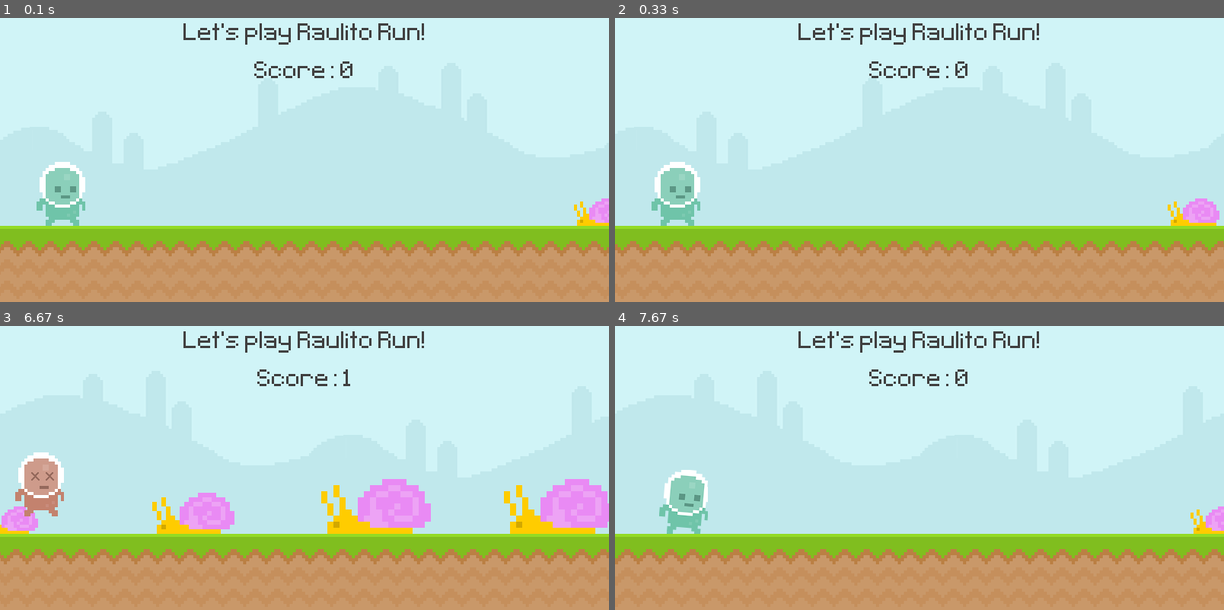
Above: before the commit, frames 1-4 (two rows, left to right).
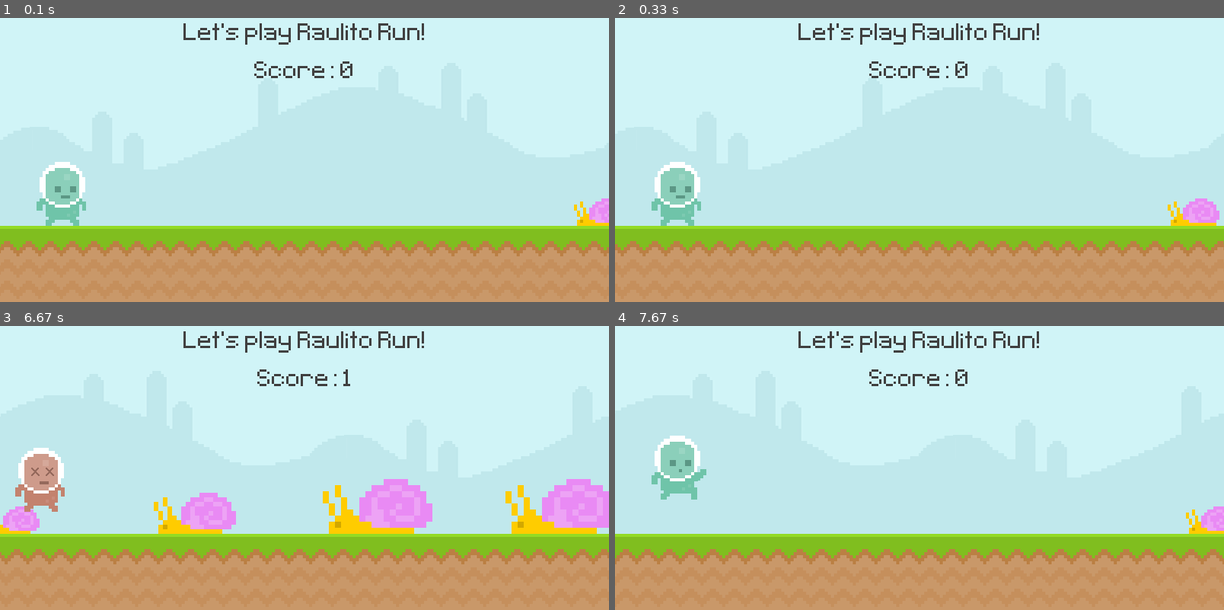
Above: after the commit, the same moments.

Repository: jm4ch4do/py_game_mario
Game: pygame game, started from scenes/level_001.py
Same seed, same stepped clock (60 frames per second), same inputs: the game is played once before the commit and once after it.
Inputs:
- Up to frame 1 (0.1 s): no input
- Up to frame 2 (0.33 s): no input
- Up to frame 3 (6.67 s): tap Space at 0.33, 0.73, 1.03, 2.23, 2.53, 2.8, 3.1, 4.3, 4.6 s; hold Right 0.67-1.13 s; hold Left 2.17-2.7 s; hold Left 2.73-3.13 s; hold Left 4.23-4.7 s
- Up to frame 4 (7.67 s): hold Right from 7.47 s (still down); tap Space at 7.53 s

The runs differ from the first frame. In frame 1, less than 0.1% of the frame differs, in the area x 14-15%, y 64-68%; in frame 2, less than 0.1%; in frame 3, 2.3%; in frame 4, 3.4%, in the area x 0-100%, y 38-84%.

Commit message:
feat: introduces masks for improved collision

Diff:
--- a/src/actors.py
+++ b/src/actors.py
@@ -78,6 +78,7 @@
 
         self.image = self.select_image(self.animations[0])
         self.rect = self.image.get_rect(midbottom=(world.screen_max_x, world.ground))
+        self.mask = _pyg.mask.from_surface(self.image)
 
     def move_forward(self):
         self.rect.x -= self.speed
@@ -103,8 +104,13 @@
         self.score_jumped_by_player()
 
     def report_hitting_player(self):
-        if _utils.deep_collision(self.rect, self.player.sprite.rect):
+        if _pyg.sprite.spritecollide(
+            self, self.player, False, _pyg.sprite.collide_mask
+        ):
             self.react_to_event("hits_player", self)
+
+        # if _utils.deep_collision(self.rect, self.player.sprite.rect):
+        #     self.react_to_event("hits_player", self)
 
     def score_jumped_by_player(self):
         if self.rect.x < self.player.sprite.rect.x and not self.got_point_yet:
--- a/src/player.py
+++ b/src/player.py
@@ -5,11 +5,15 @@
 from src import utils as _utils
 
 
-class Player(_pyg.sprite.Sprite):
+class Actor(_pyg.sprite.Sprite):
+    def __init__(self, world, status, image):
+        super().__init__()
+        self.world, self.status, self.image = world, status, image
+
+
+class Player(Actor):
 
     def __init__(self, world, status):
-        super().__init__()
-        self.world, self.status = world, status
         self.images = {
             "walk1": _utils.load_image("player_walk1").convert_alpha(),
             "walk2": _utils.load_image("player_walk2").convert_alpha(),
@@ -20,10 +24,11 @@
             "run1": _utils.load_image("player_run1").convert_alpha(),
             "run2": _utils.load_image("player_run2").convert_alpha(),
         }
+        super().__init__(world, status, self.images["walk1"])
+
+        self.rect = self.image.get_rect(midbottom=world.player_start)
+        self.mask = self.create_cropped_mask()
         self.jump_force = -6
-
-        self.image = self.images["walk1"]
-        self.rect = self.image.get_rect(midbottom=world.player_start)
         self.gravity = 0
         self.gravity_inc = 0.1
         self.ani_index = 0
@@ -43,6 +48,14 @@
         elif keys[_pyg.K_LEFT]:
             self.run_slower()
             self.action = "running_slower"
+
+    def create_cropped_mask(self, crop_index: int = 1):
+        w, h = self.image.get_size()
+        cropped_surface = _pyg.Surface(
+            (w - crop_index * 2, h - crop_index * 2), _pyg.SRCALPHA
+        )
+        cropped_surface.blit(self.image, (-crop_index, -crop_index))
+        return _pyg.mask.from_surface(cropped_surface)
 
     def jump(self):
         if not self.status.gameover:
--- a/src/utils.py
+++ b/src/utils.py
@@ -40,7 +40,7 @@
 def handle_main_events(event, status):
     if event.type == _pyg.QUIT:
         _pyg.quit(), _sys.exit()  # exit
-    if event.type == _pyg.KEYUP:  # restart
+    if event.type == _pyg.KEYDOWN:  # restart
         if event.key == _pyg.K_SPACE:
             if status.gameover:
                 return True
Binary file changed: assets/images/player/hit.png
Binary file changed: assets/images/player/jump.png
Binary file changed: assets/images/player/run1.png
Binary file changed: assets/images/player/run2.png
Binary file changed: assets/images/player/walk1.png
Binary file changed: assets/images/player/walk2.png
